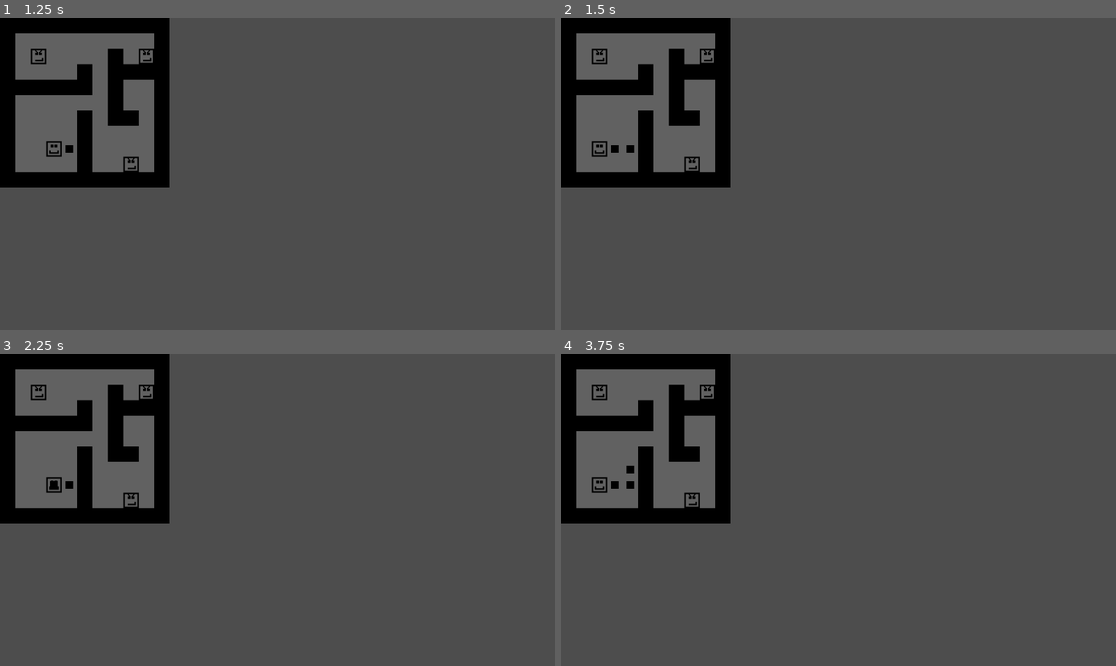
Above: before the commit, frames 1-4 (two rows, left to right).
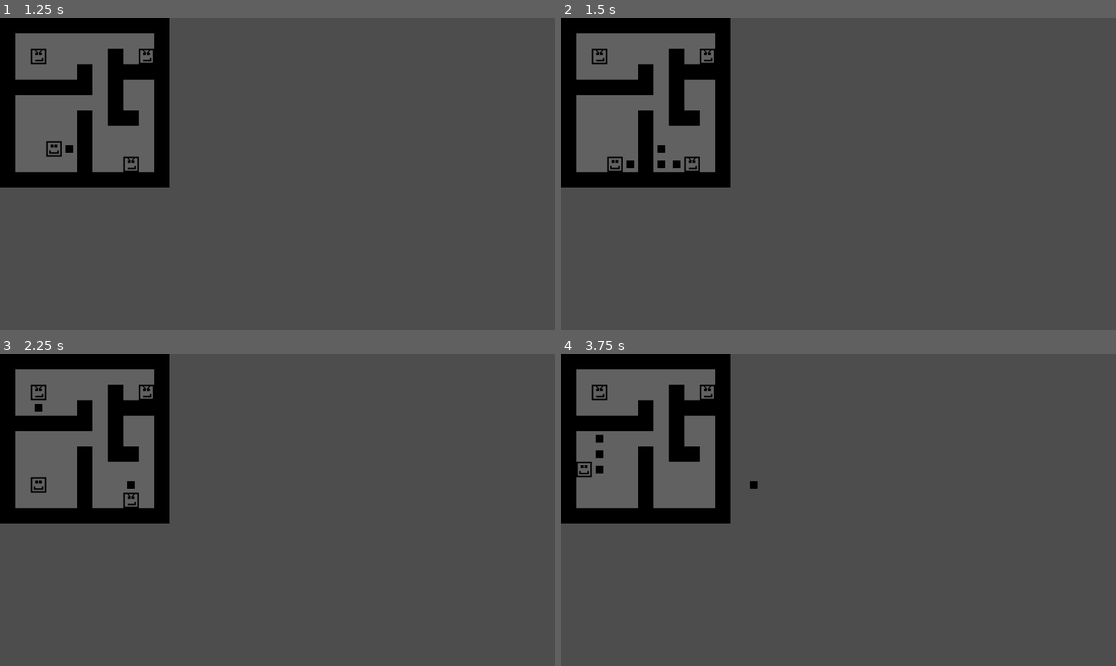
Above: after the commit, the same moments.

Repository: AT0M1X/TheHorseheadPact
Game: Godot game, scene res://scenes/main/Main.tscn
Two runs of this game, one before a commit and one after it. Both use one fixed random seed, a clock stepped at 60 frames per second and the inputs below.
Inputs:
- Up to frame 1 (1.25 s): tap Enter at 0.5 s; hold D (move_right) from 0.53 s (still down); hold Space (shoot) from 0.53 s (still down)
- Up to frame 2 (1.5 s): release D (move_right) at 1.28 s; release Space (shoot) at 1.28 s; hold S (move_down) from 1.28 s (still down); tap Space (shoot) at 1.35 s
- Up to frame 3 (2.25 s): tap Enter at 2 s; release S (move_down) at 2.03 s; hold D (move_right) from 2.03 s (still down); hold Space (shoot) from 2.03 s (still down)
- Up to frame 4 (3.75 s): release D (move_right) at 2.78 s; release Space (shoot) at 2.78 s; hold W (move_up) 2.78-3.53 s; tap Space (shoot) at 2.85 s; tap Enter at 3.5 s; hold A (move_left) from 3.53 s (still down); hold Space (shoot) from 3.53 s (still down)

Frame 1 is identical in both runs. In frame 2, 0.4% of the frame differs, in the area x 5-22%, y 39-50%; in frame 3, 0.3%; in frame 4, 0.5%, in the area x 2-36%, y 25-50%.

Commit message:
Made bullets work

Diff:
--- a/autoload/TurnManager.gd
+++ b/autoload/TurnManager.gd
@@ -16,6 +16,9 @@
 
 func register_enemy(e):
 	enemies.append(e)
+
+func register_bullet(b):
+	bullets.append(b)
 
 func on_player_end_turn():
 	if game_over:
--- a/project.godot
+++ b/project.godot
@@ -18,6 +18,10 @@
 [autoload]
 
 TurnManager="*res://autoload/TurnManager.gd"
+
+[global_group]
+
+enemies=""
 
 [input]
 
--- a/scenes/actors/Enemy.tscn
+++ b/scenes/actors/Enemy.tscn
@@ -1,10 +1,12 @@
-[gd_scene load_steps=3 format=3 uid="uid://54bo78tq7xld"]
+[gd_scene load_steps=4 format=3 uid="uid://54bo78tq7xld"]
 
 [ext_resource type="Script" uid="uid://bany8gr5f2ndn" path="res://scripts/actors/Enemy.gd" id="1_ay0ne"]
 [ext_resource type="Texture2D" uid="uid://dnyrknhehe1ap" path="res://assets/art/EnemyPrototype_32x32.png" id="2_ktxhy"]
+[ext_resource type="PackedScene" uid="uid://b3kh35nbu4ok0" path="res://scenes/actors/Bullet.tscn" id="2_qqu5c"]
 
-[node name="Enemy" type="Node2D"]
+[node name="Enemy" type="Node2D" groups=["enemies"]]
 script = ExtResource("1_ay0ne")
+Bullet = ExtResource("2_qqu5c")
 
 [node name="Sprite2D" type="Sprite2D" parent="."]
 texture = ExtResource("2_ktxhy")
--- a/scripts/actors/Bullet.gd
+++ b/scripts/actors/Bullet.gd
@@ -1,11 +1,36 @@
-extends Node
+extends Node2D
 
 var direction = Vector2.RIGHT
 var tile_size = 32
+var spawn_turn = true
 
-func set_direction(dir: Vector2):
+func setup(dir: Vector2, pos: Vector2):
 	direction = dir
+	position = pos
+	TurnManager.register_bullet(self)
+	check_collision()
 
 func move():
-	print("d")
-	#position += direction * tile_size
+	if spawn_turn:
+		spawn_turn = false
+		return
+
+	position += direction * tile_size
+	check_collision()
+
+func check_collision():
+	var bodies = get_tree().get_nodes_in_group("enemies")
+	for e in bodies:
+		if e.position == position:
+			queue_free()
+			TurnManager.bullets.erase(self)
+			e.queue_free()
+			TurnManager.enemies.erase(e)
+			break
+
+	if TurnManager.player:
+		var p = TurnManager.player
+		if p.position == position:
+			queue_free()
+			TurnManager.bullets.erase(self)
+			TurnManager.player_die()
--- a/scripts/actors/Enemy.gd
+++ b/scripts/actors/Enemy.gd
@@ -1,5 +1,6 @@
 extends Node2D
 
+@export var Bullet : PackedScene
 var tile_size = 32
 
 func _ready():
@@ -9,10 +10,16 @@
 	# Dumb behavior: if player in same row/column, "shoot"
 	if TurnManager.player:
 		var p = TurnManager.player
-		if int(p.position.x) == int(position.x) or int(p.position.y) == int(position.y):
-			shoot_at_player()
+		if int(p.position.x) == int(position.x):
+			shoot_at_player(0, 1 if p.position.y > position.y else -1)
+		if int(p.position.y) == int(position.y):
+			shoot_at_player(1 if p.position.x > position.x else -1, 0)
 	# Enemy turn ends automatically after all enemies act
 
-func shoot_at_player():
-	# For prototype: if aligned, player dies
-	TurnManager.player_die()
+func shoot_at_player(x: float, y: float):
+	var dir = Vector2(x, y)
+	var pos = position + dir * tile_size
+	var bullet = Bullet.instantiate()
+	owner.add_child(bullet)
+	bullet.setup(dir, pos)
+	bullet.spawn_turn = false
--- a/scripts/actors/Player.gd
+++ b/scripts/actors/Player.gd
@@ -38,8 +38,7 @@
 	var pos = position + last_dir * tile_size
 	var bullet = Bullet.instantiate()
 	owner.add_child(bullet)
-	bullet.position = pos
-	#bullet.set_direction(last_dir)
+	bullet.setup(last_dir, pos)
 
 	#for i in range(1, 20):
 		#pos += last_dir * tile_size
Not shown: 1 places in scenes/actors/Bullet.tscn that only renumber resources
